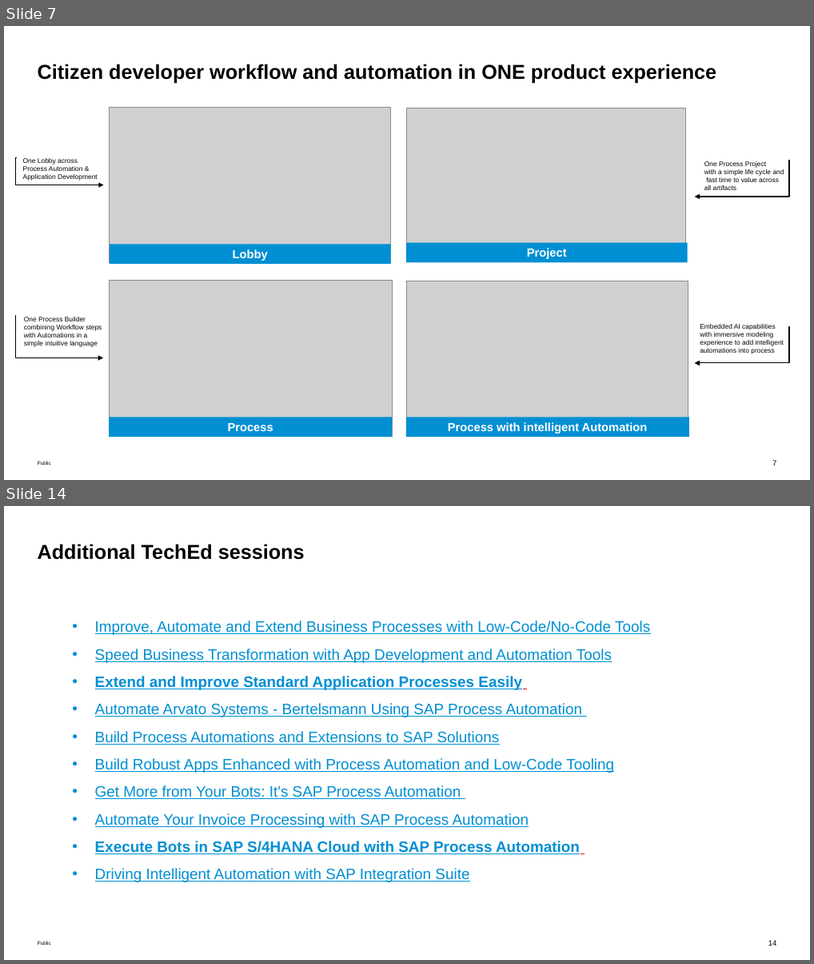
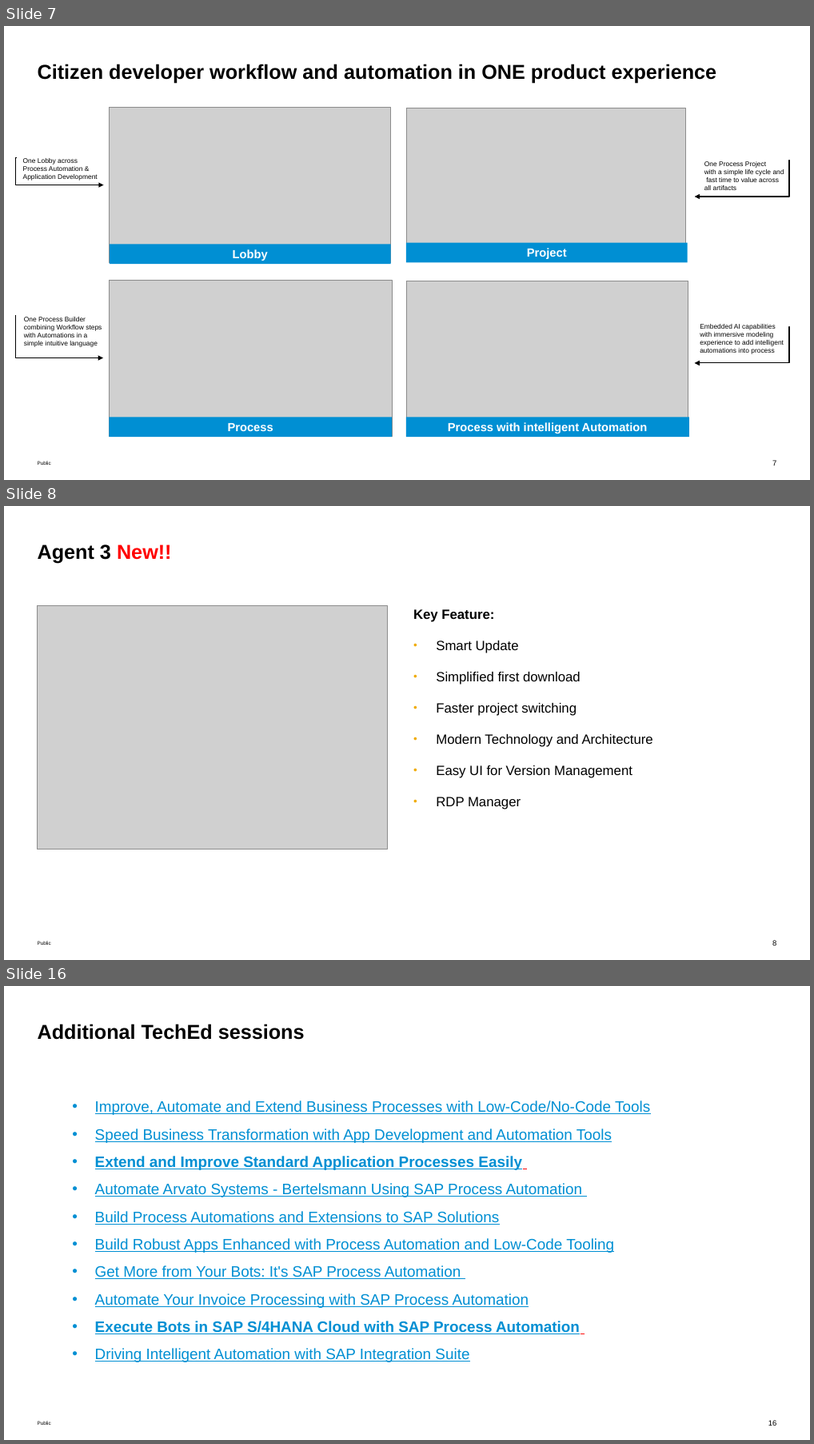
Before and after one commit to SAP-samples/teched2022-DT262, a slide deck: exercises/DT262-Execute Bots Rapidly in SAP S4HANA Cloud with SAP Build Process Automation.pptx. Shown one above the other, each under a label of ours: slides 7 and 14 before the commit, slides 7, 8 and 16 after it; the slides between them are not shown. The pictures are 814x964 and 814x1444 pixels, drawn with LibreOffice and Linux fonts; fonts in the diff are those of the drawing; grey boxes stand for pictures. Boxes give left, top, right and bottom in pixels: in the first picture for what was removed or moved away, otherwise in the second. Text is boxed around its words. In the diff, an @@ line names an element or a change of style, - is before the commit and + after.

```diff
--- a/exercises/DT262-Execute Bots Rapidly in SAP S4HANA Cloud with SAP Build Process Automation.pptx
+++ b/exercises/DT262-Execute Bots Rapidly in SAP S4HANA Cloud with SAP Build Process Automation.pptx
@@ slide 8 added at [4,506,810,960], background #FFFFFF; not listed: 2 template elements that a slide beside it also shows @@
@@ title added at [38,544,172,564], 24 pt, text #000000, bold @@
+Agent 3 New!!
@@ picture added at [38,605,387,848] @@
@@ text added at [414,609,654,809], 16 pt, text #000000 @@
+Key Feature:
+• Smart Update
+• Simplified first download
+• Faster project switching
+• Modern Technology and Architecture
+• Easy UI for Version Management
+• RDP Manager
@@ what was slide 14 is now slide 16 @@
@@ page number at [769,1420,778,1425]: text changed @@
-14
+16
```
Also in this commit, not shown: 3 slides changed, 4 other slides added, 4 slides removed.
